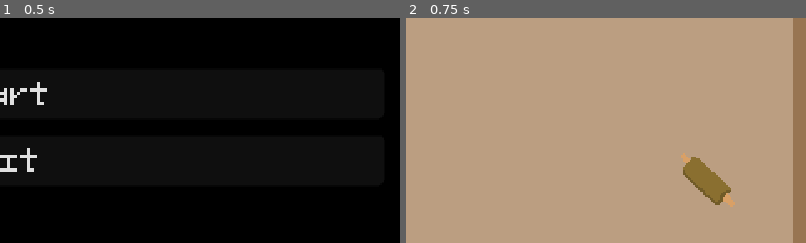
Above: before the commit, frames 1-2 (left to right).
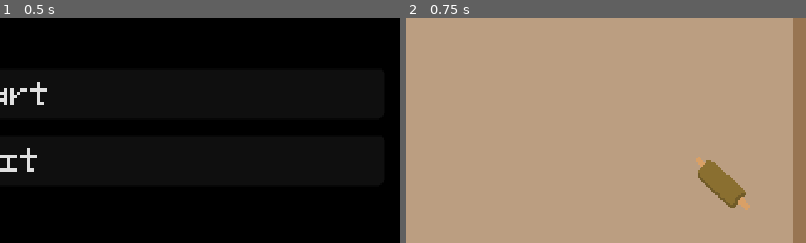
Above: after the commit, the same moments.

Repository: martindzejky/pizza-game
Game: Godot game, scene res://scenes/start.tscn
Same seed, same stepped clock (60 frames per second), same inputs: the game is played once before the commit and once after it.
Inputs:
- Up to frame 1 (0.5 s): no input
- Up to frame 2 (0.75 s): click "Start" at 0.5 s
The pictures show only the part of the screen within x 50-100%, y 50-100%; the shares and areas given below are measured in that part.

Frame 1 is identical in both runs. In frame 2, 1.6% of the frame differs, in the area x 68-86%, y 60-86%.

Commit message:
add dough tool base

Diff:
--- a/autoload/hand.gd
+++ b/autoload/hand.gd
@@ -16,6 +16,8 @@
     if node.has_signal("picked"):
         node.emit_signal("picked")
 
+    Input.set_mouse_mode(Input.MOUSE_MODE_HIDDEN)
+
 func drop():
     # Wait for the next frame to drop the node. That is so in the current frame other nodes
     # can react to the fact that the node is still being carried.
@@ -27,5 +29,10 @@
 
     carrying = null
 
+    Input.set_mouse_mode(Input.MOUSE_MODE_VISIBLE)
+
 func isEmpty() -> bool:
     return not carrying
+
+func isCarryingDoughTool() -> bool:
+    return carrying and carrying.is_in_group("dough-tool")
--- /dev/null
+++ b/objects/dough-tool/dough-tool.gd
@@ -0,0 +1,14 @@
+extends Pickable
+
+
+func _onInputEvent(viewport: Node, event: InputEvent, shapeId: int) -> void:
+    if viewport.is_input_handled(): return
+
+    if event is InputEventMouseButton:
+        if event.button_index == MOUSE_BUTTON_LEFT:
+            if not event.pressed:
+                if isPicked:
+                    Hand.drop()
+
+                elif Hand.isEmpty():
+                    Hand.pick(self)
--- /dev/null
+++ b/objects/dough-tool/dough-tool.tscn
@@ -0,0 +1,20 @@
+[gd_scene load_steps=4 format=3 uid="uid://b1jgjnmmcqyjw"]
+
+[ext_resource type="Texture2D" uid="uid://fo0fntv5ipk1" path="res://sprites/dough-tool.png" id="1_ans6e"]
+[ext_resource type="Script" path="res://objects/dough-tool/dough-tool.gd" id="2_mmsdm"]
+
+[sub_resource type="CapsuleShape2D" id="CapsuleShape2D_hl2l2"]
+radius = 9.18453
+height = 45.2524
+
+[node name="dough-tool" type="Sprite2D" groups=["dough-tool", "tool"]]
+texture = ExtResource("1_ans6e")
+script = ExtResource("2_mmsdm")
+
+[node name="clickArea" type="Area2D" parent="."]
+rotation = -0.77499
+
+[node name="shape" type="CollisionShape2D" parent="clickArea"]
+shape = SubResource("CapsuleShape2D_hl2l2")
+
+[connection signal="input_event" from="clickArea" to="." method="_onInputEvent"]
--- a/scenes/level.tscn
+++ b/scenes/level.tscn
@@ -4,7 +4,7 @@
 [ext_resource type="PackedScene" uid="uid://dhrhb8gv5s7nu" path="res://objects/fridge/fridge.tscn" id="2_i6w8l"]
 [ext_resource type="Texture2D" uid="uid://dey134524wtmg" path="res://sprites/table.png" id="3_7mybh"]
 [ext_resource type="Texture2D" uid="uid://d0rpti4hw6n1c" path="res://sprites/mushroom-box.png" id="3_olhiv"]
-[ext_resource type="Texture2D" uid="uid://fo0fntv5ipk1" path="res://sprites/dough-tool.png" id="5_xto58"]
+[ext_resource type="PackedScene" uid="uid://b1jgjnmmcqyjw" path="res://objects/dough-tool/dough-tool.tscn" id="5_pgbvw"]
 
 [node name="level" type="Node"]
 
@@ -34,6 +34,5 @@
 texture = ExtResource("3_7mybh")
 centered = false
 
-[node name="dough-tool" type="Sprite2D" parent="table"]
-position = Vector2(421, 152)
-texture = ExtResource("5_xto58")
+[node name="dough-tool" parent="table" instance=ExtResource("5_pgbvw")]
+position = Vector2(430, 154)
